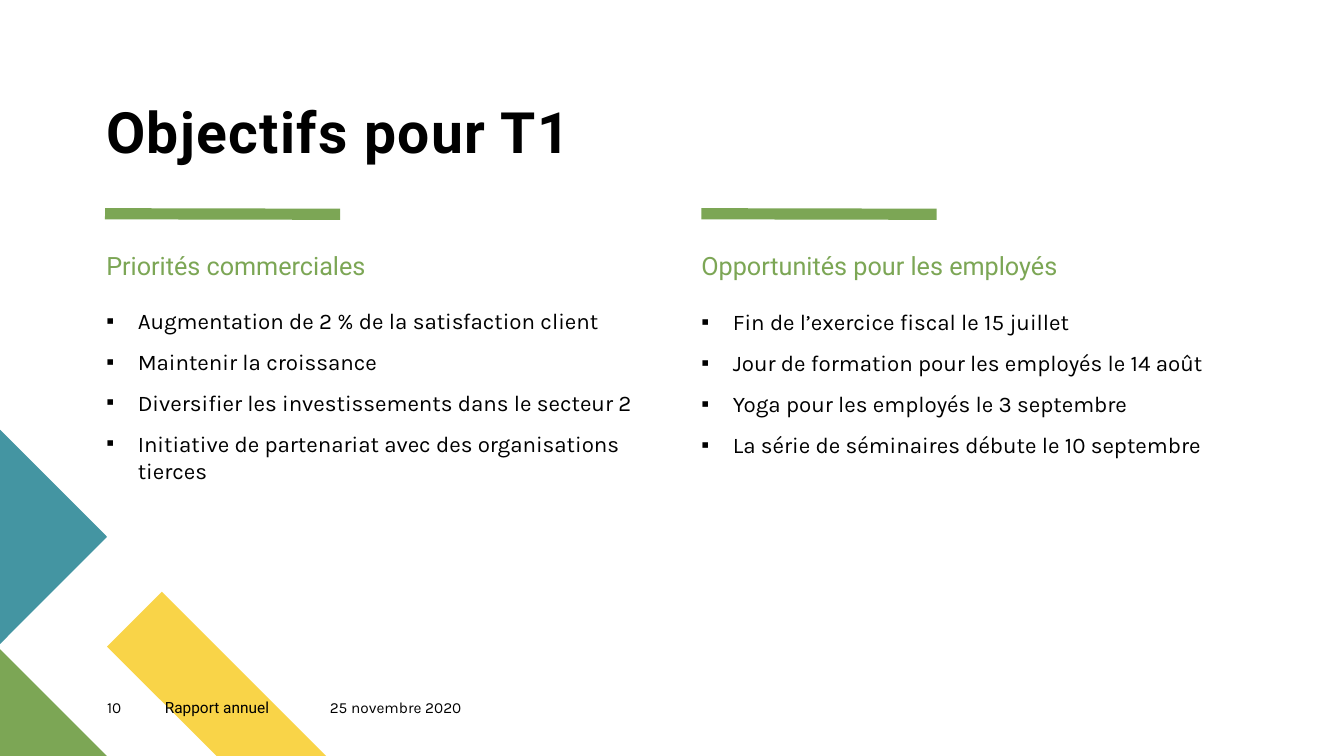
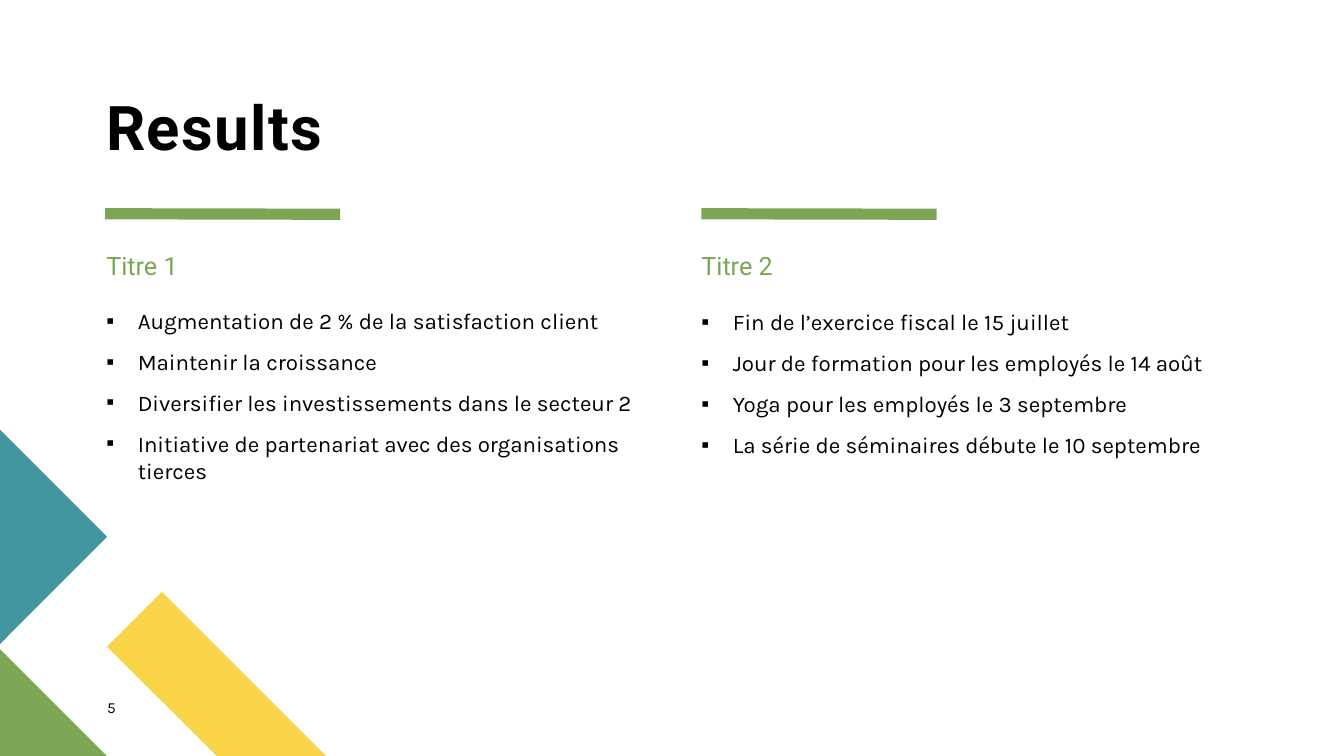
Before and after one commit to helmiri/INFO-F409-Exam_Project, a slide deck: slide 5 of doc/Slides.odp (slide 10 before the commit). Drawn at 1344x756 pixels with LibreOffice and Linux fonts; fonts in the diff are those of the drawing. Boxes give left, top, right and bottom in pixels: in the first picture for what was removed or moved away, otherwise in the second. Text is boxed around its words. In the diff, an @@ line names an element or a change of style, - is before the commit and + after.

```diff
--- a/doc/Slides.odp
+++ b/doc/Slides.odp
@@ title at [106, 103, 322, 151]: text changed; size 40.7 to 44 pt @@
-Objectifs pour T1
+Results
@@ text at [106, 257, 178, 275]: text changed @@
-Priorités commerciales
+Titre 1
@@ text at [701, 257, 773, 275]: text changed @@
-Opportunités pour les employés
+Titre 2
@@ page number at [107, 703, 116, 713]: text changed @@
-10
+5
@@ text removed at [165, 701, 269, 717] @@
-Rapport annuel
@@ text removed at [330, 702, 461, 713] @@
-25 novembre 2020
```
Also in this commit, not shown: 6 other slides changed, 6 slides removed, 1 other file.
